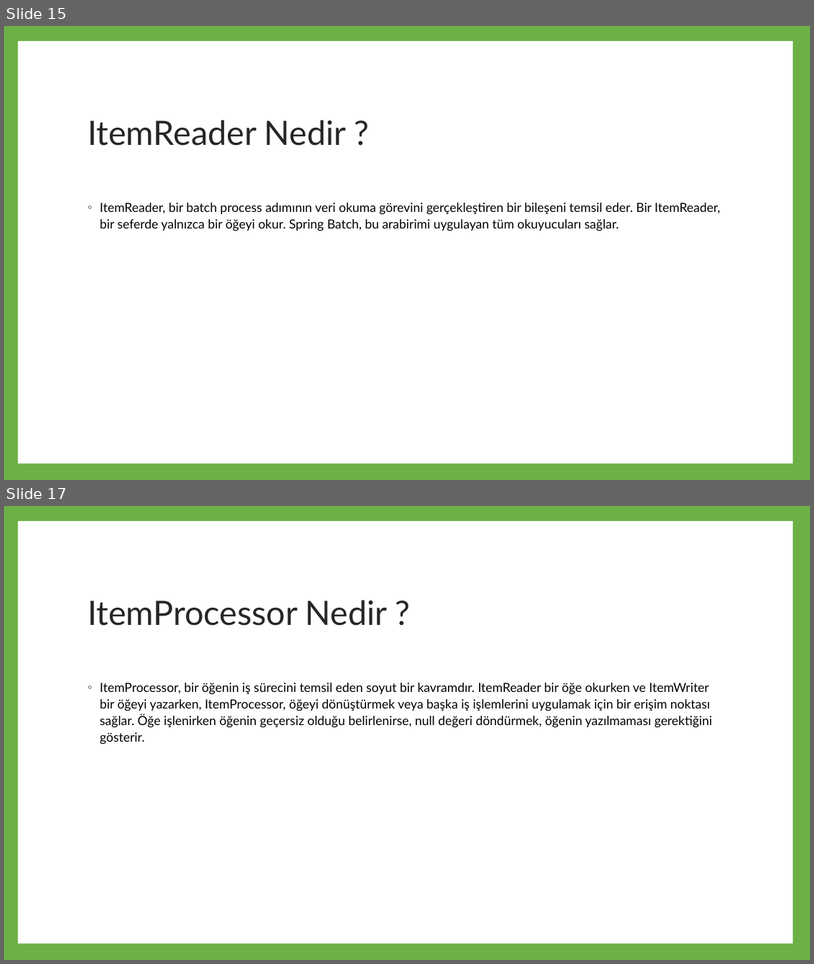
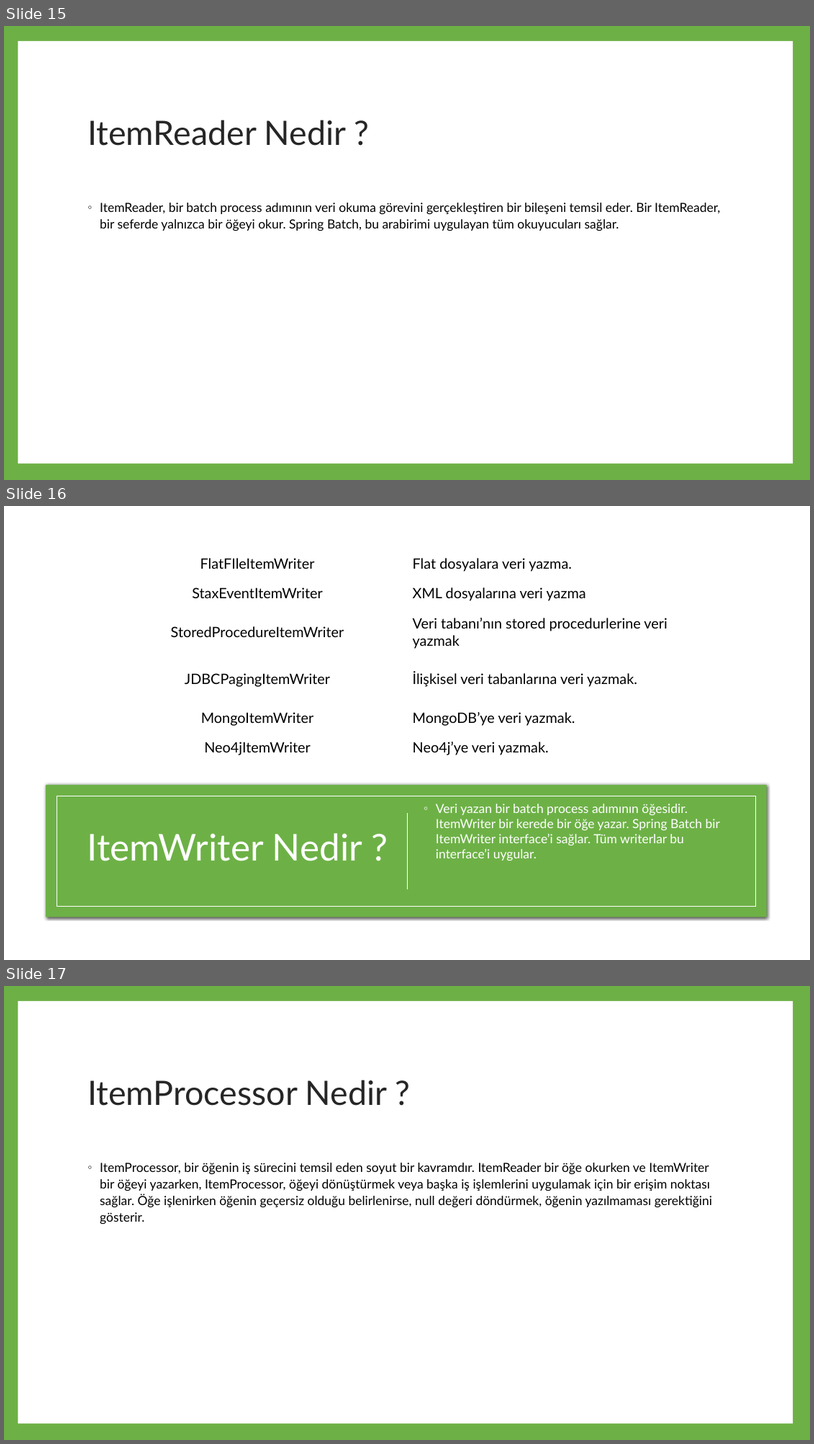
Before and after one commit to yusufemirhanarslan/PythonExercise, a slide deck: SpringBatch.pptx. Shown one above the other, each under a label of ours: slides 15 and 17 before the commit, slides 15, 16 and 17 after it; the slides between them are not shown. The pictures are 814x964 and 814x1444 pixels, drawn with LibreOffice and Linux fonts; fonts in the diff are those of the drawing. Boxes give left, top, right and bottom in pixels: in the first picture for what was removed or moved away, otherwise in the second. Text is boxed around its words. In the diff, an @@ line names an element or a change of style, - is before the commit and + after.

```diff
--- a/SpringBatch.pptx
+++ b/SpringBatch.pptx
@@ slide 16 added at [4,506,810,960], background #000000 @@
@@ rectangle added at [4,506,810,960], fill #FFFFFF @@
@@ table added at [107,549,705,762], 6 rows, 2 columns @@
+FlatFIleItemWriter | Flat dosyalara veri yazma.
+StaxEventItemWriter | XML dosyalarına veri yazma
+StoredProcedureItemWriter | Veri tabanı’nın stored procedurlerine veri yazmak
+JDBCPagingItemWriter | İlişkisel veri tabanlarına veri yazmak.
+MongoItemWriter | MongoDB’ye veri yazmak.
+Neo4jItemWriter | Neo4j’ye veri yazmak.
@@ rectangle added at [46,785,767,917], fill #6DB146 @@
@@ rectangle added at [57,795,756,906], outline #FFFFFF 0.5 pt @@
@@ text added at [436,803,720,860], 15 pt, text #FFFFFF @@
+◦ Veri yazan bir batch process adımının öğesidir. ItemWriter bir kerede bir öğe yazar. Spring Batch bir ItemWriter interface’i sağlar. Tüm writerlar bu interface’i uygular.
@@ line added from (407, 813) to (407, 889), #FFFFFF 0.5 pt @@
@@ text added at [88,833,363,861], 44 pt, text #FFFFFF @@
+ItemWriter Nedir ?
```
Also in this commit, not shown: 10 slides changed, 2 other slides added, 2 slides removed.
